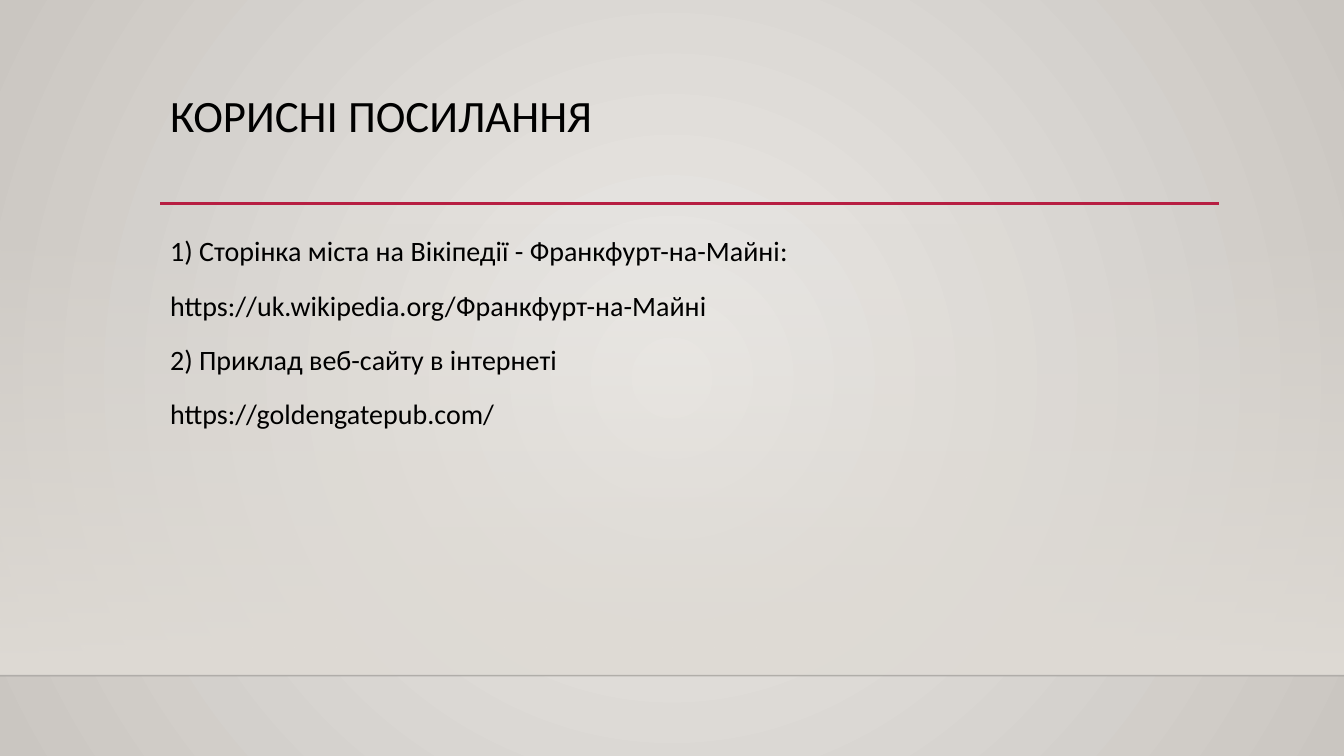
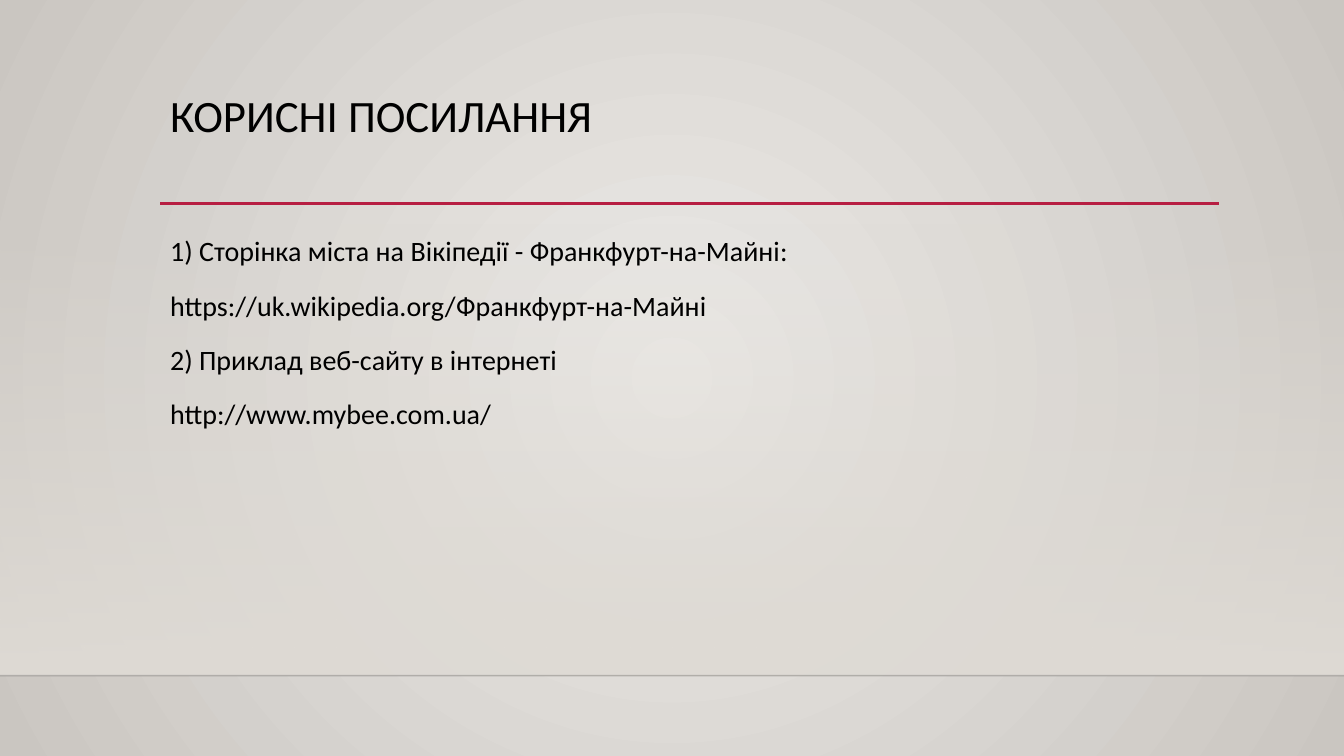
Before and after one commit to rediska18/useful-software-tutorials, a slide deck: slide 6 of webapplication_release/Розгортання додатку на вебсервері.pptx. Drawn at 1344x756 pixels with LibreOffice and Linux fonts; fonts in the diff are those of the drawing; background and template pictures are left out. Boxes give left, top, right and bottom in pixels: in the first picture for what was removed or moved away, otherwise in the second. Text is boxed around its words. In the diff, an @@ line names an element or a change of style, - is before the commit and + after.

Commit message:
Оновлення посилання в презентації

```diff
--- a/webapplication_release/Розгортання додатку на вебсервері.pptx
+++ b/webapplication_release/Розгортання додатку на вебсервері.pptx
@@ text at bbox=[170, 404, 491, 429]: text changed @@
-https://goldengatepub.com/
+http://www.mybee.com.ua/
```
Also in this commit, not shown: 1 other slide changed.
